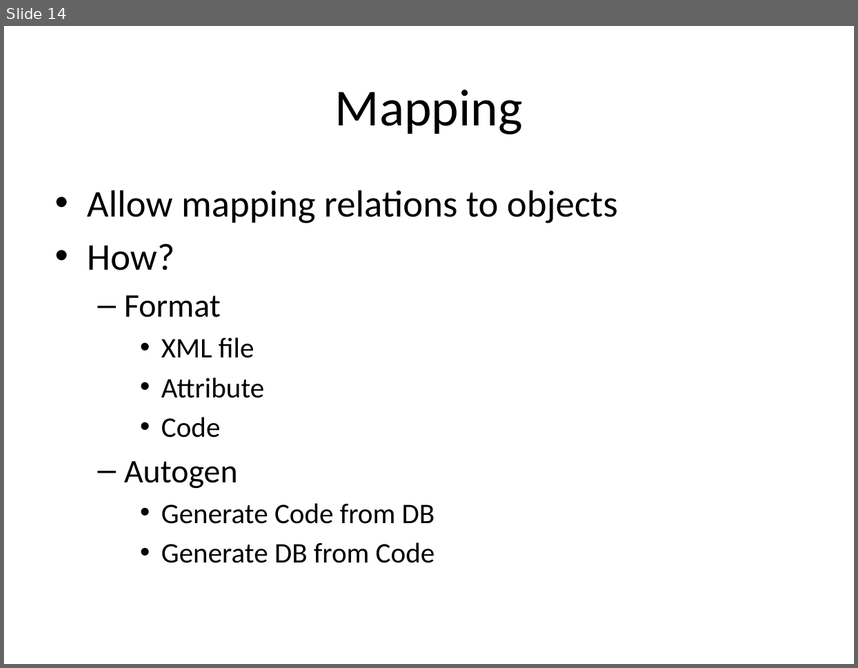
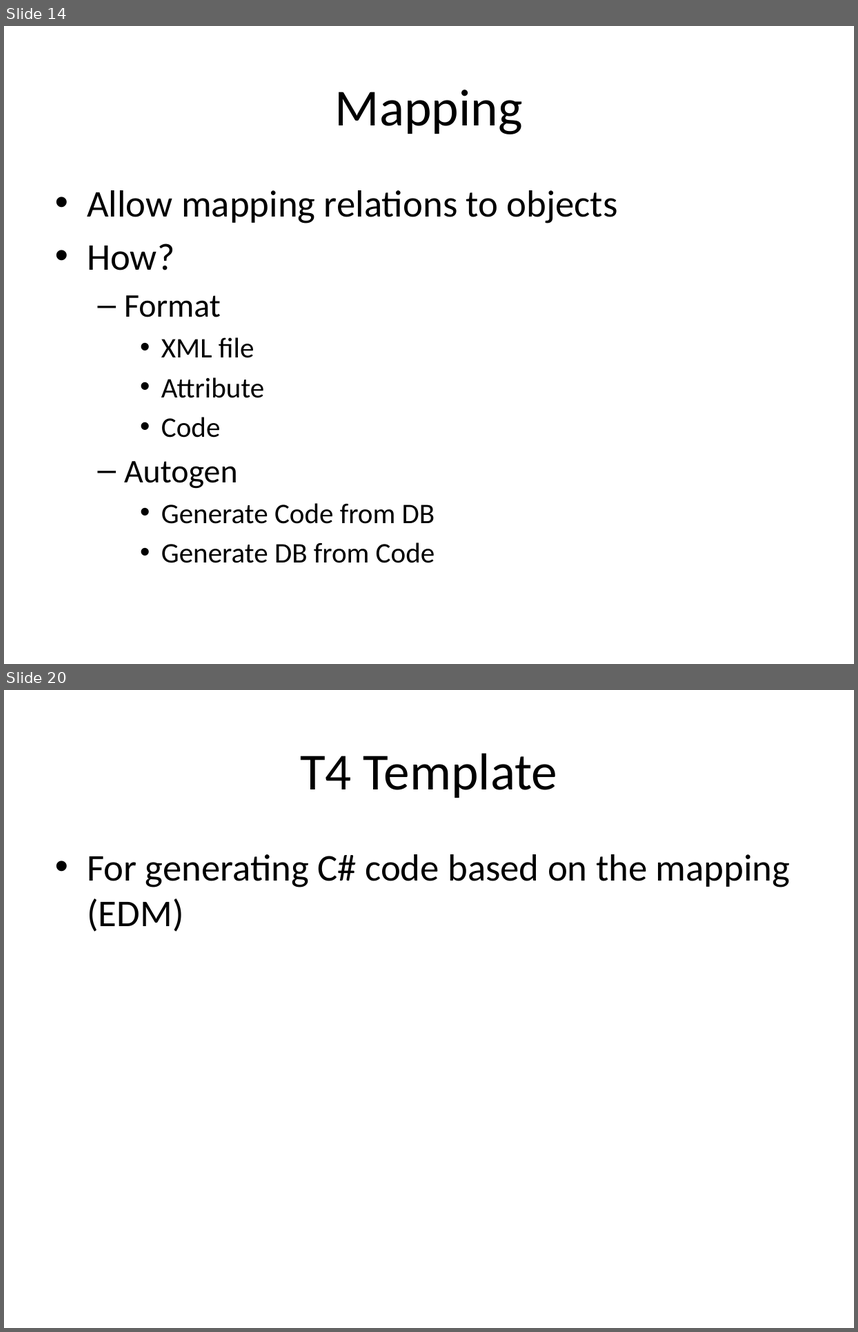
Before and after one commit to harrychou/Notes, a slide deck: Data Access Framework.pptx. Shown one above the other, each under a label of ours: slide 14 before the commit, slides 14 and 20 after it; the slides between them are not shown. The pictures are 858x668 and 858x1332 pixels, drawn with LibreOffice and Linux fonts; fonts in the diff are those of the drawing. Boxes give left, top, right and bottom in pixels: in the first picture for what was removed or moved away, otherwise in the second. Text is boxed around its words. In the diff, an @@ line names an element or a change of style, - is before the commit and + after.

```diff
--- a/Data Access Framework.pptx
+++ b/Data Access Framework.pptx
@@ slide 20 added at bbox=[4, 690, 854, 1328], background #FFFFFF @@
@@ title added at bbox=[300, 753, 558, 798], 44 pt, text #000000 @@
+T4 Template
@@ text added at bbox=[87, 854, 791, 931], 32 pt, text #000000 @@
+• For generating C# code based on the mapping (EDM)
```
Also in this commit, not shown: 5 other slides added, 2 other files.
